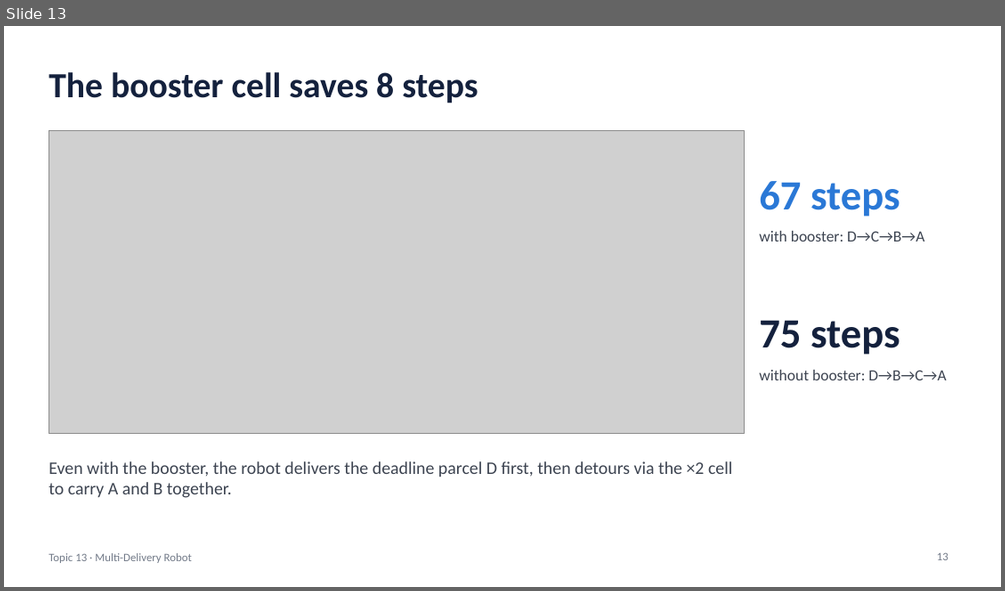
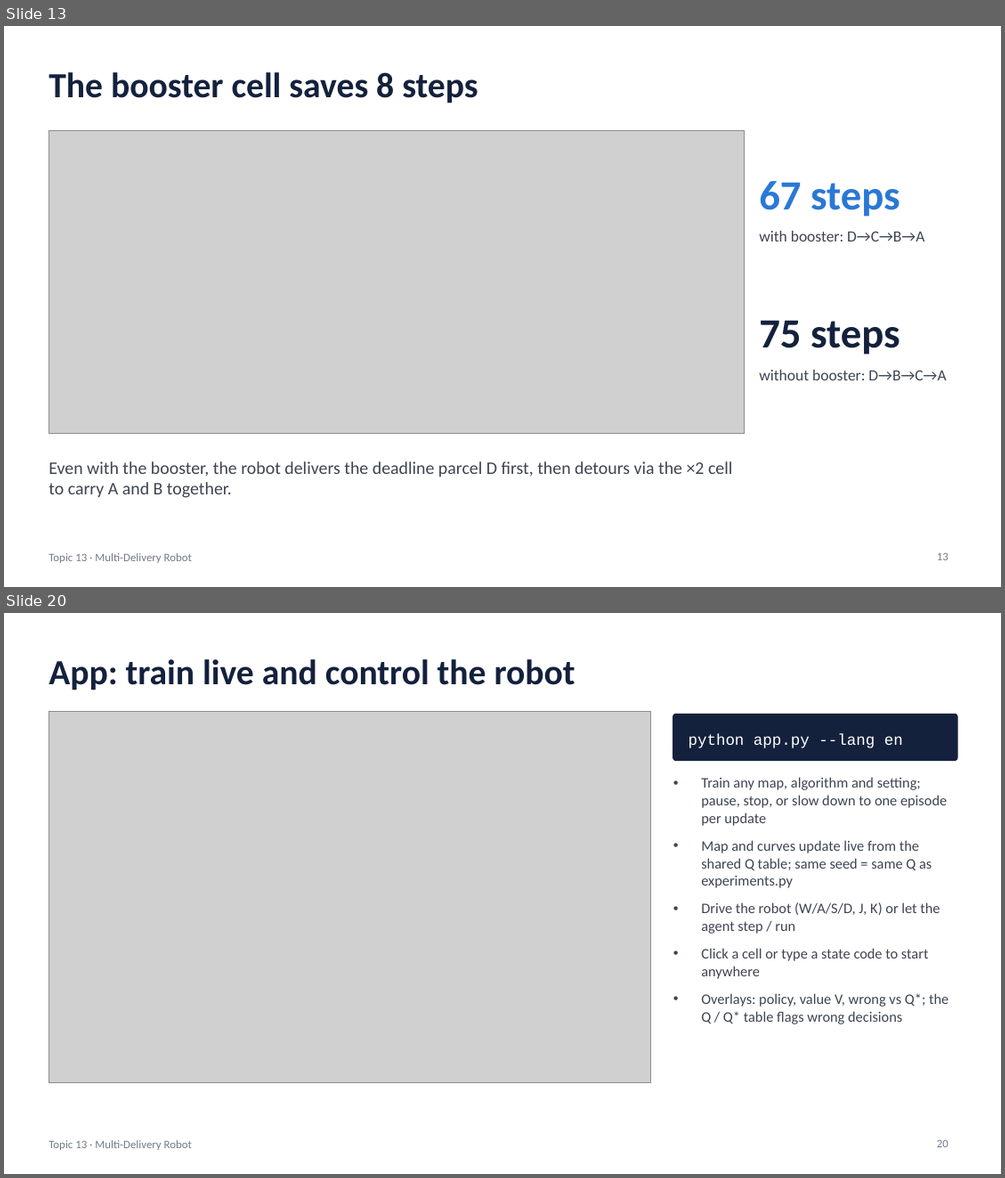
Before and after one commit to Qwup2112/multi-delivery-robot-rl, a slide deck: Nguyen_Quang_Trungg-22011211/Slides_Topic13_MultiDeliveryRobot.pptx. Shown one above the other, each under a label of ours: slide 13 before the commit, slides 13 and 20 after it; the slides between them are not shown. The pictures are 1005x591 and 1005x1178 pixels, drawn with LibreOffice and Linux fonts; fonts in the diff are those of the drawing; grey boxes stand for pictures. Boxes give left, top, right and bottom in pixels: in the first picture for what was removed or moved away, otherwise in the second. Text is boxed around its words. In the diff, an @@ line names an element or a change of style, - is before the commit and + after.

```diff
--- a/Nguyen_Quang_Trungg-22011211/Slides_Topic13_MultiDeliveryRobot.pptx
+++ b/Nguyen_Quang_Trungg-22011211/Slides_Topic13_MultiDeliveryRobot.pptx
@@ slide 20 added at <box>4,613,1001,1174</box>, background #FFFFFF; not listed: 1 template element that a slide beside it also shows @@
@@ title added at <box>48,659,575,690</box>, 34 pt, text #14213D, bold @@
+App: train live and control the robot
@@ picture added at <box>48,712,651,1083</box> @@
@@ rounded rectangle added at <box>673,714,957,761</box>, fill #14213D, outline #14213D 1 pt @@
@@ text added at <box>688,733,903,748</box>, 15 pt, text #FFFFFF @@
+python app.py --lang en
@@ text added at <box>701,777,948,1024</box>, 14 pt, text #3D4451 @@
+• Train any map, algorithm and setting; pause, stop, or slow down to one episode per update
+• Map and curves update live from the shared Q table; same seed = same Q as experiments.py
+• Drive the robot (W/A/S/D, J, K) or let the agent step / run
+• Click a cell or type a state code to start anywhere
+• Overlays: policy, value V, wrong vs Q*; the Q / Q* table flags wrong decisions
@@ page number added at <box>937,1139,948,1147</box>, 11 pt, text #737B89 @@
+20
```
Also in this commit, not shown: 3 slides changed, 5 other slides added, 2 other files.
